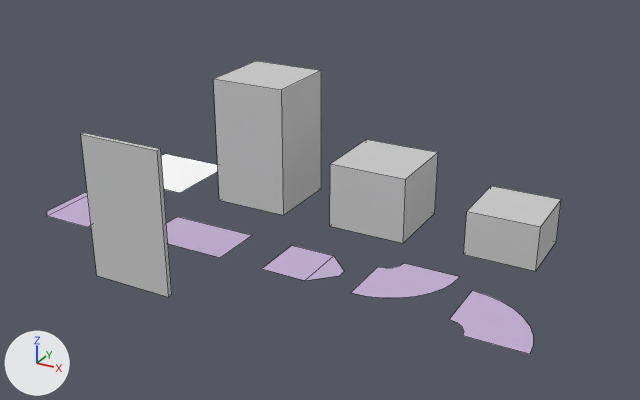
Renders of the Blender file meshes/tiles.blend from each side of a commit.
One viewpoint serves both versions: a camera (50 mm lens) standing at (10.62, -10.84, 8.56) and looking at (2.2, 4.47, 0.9). Lighting does not change. The marker at lower left points along +X, +Y and +Z. Mesh edges are drawn as thin lines.

Objects in the first picture: 'blackboard', 'desk', 'empty', 'path_end', 'path_left', 'path_right', 'path_start', 'path_straight', 'pillar', 'small_desk'.
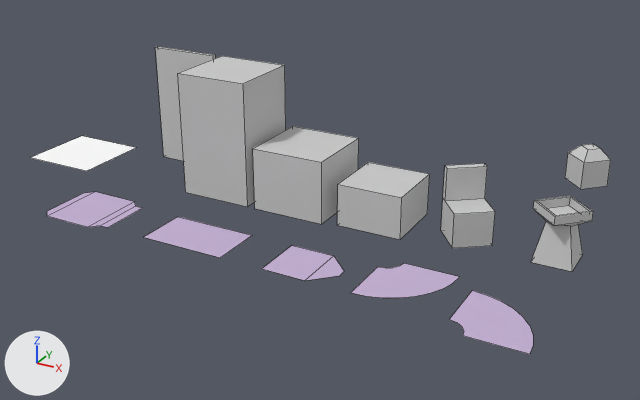
Commit message: More tiles for the tile god.

The change, as JSON lines over the scene's bpy script:
```json
{"op": "add", "block": "me_cube_004", "code": ["me_cube_004 = bpy.data.meshes.new('Cube.004')", "me_cube_004.from_pydata(...)  # 14 vertices, 10 faces; spans x -0.62..0.62, y -0.62..0.62, z 0.0..1.56", "me_cube_004.materials.append(mat_block)  # light grey #cccccc"]}
{"op": "add", "block": "me_cube_005", "code": ["me_cube_005 = bpy.data.meshes.new('Cube.005')", "me_cube_005.from_pydata(...)  # 24 vertices, 25 faces; spans x -0.605..0.605, y -0.605..0.605, z 0.0..1.197", "me_cube_005.materials.append(mat_block)  # light grey #cccccc"]}
{"op": "add", "block": "me_cube_007", "code": ["me_cube_007 = bpy.data.meshes.new('Cube.007')", "me_cube_007.from_pydata(...)  # 12 vertices, 10 faces; spans x -0.465..0.465, y -0.465..0.465, z 1.0..1.835", "me_cube_007.materials.append(mat_block)  # light grey #cccccc"]}
{"op": "set", "path": "ob_blackboard.location", "old": "(0.0, 0.0, 0.0)", "new": "(-3.0, 6.0, 0.0)"}
{"op": "set", "path": "ob_small_desk.location", "old": "(6.0, 6.0, 0.0)", "new": "(3.0, 6.0, 0.0)"}
{"op": "set", "path": "ob_desk.location", "old": "(3.0, 6.0, 0.0)", "new": "(1.0, 6.0, 0.0)"}
{"op": "set", "path": "ob_pillar.location", "old": "(0.0, 6.0, 0.0)", "new": "(-1.0, 6.0, 0.0)"}
{"op": "set", "path": "ob_empty.location", "old": "(-3.0, 6.0, 0.0)", "new": "(-6.0, 6.0, 0.0)"}
{"op": "add", "block": "ob_chair", "code": ["ob_chair = bpy.data.objects.new('chair', me_cube_004)", "ob_chair.location = (5.0, 6.0, 0.0)"]}
{"op": "add", "block": "ob_hamster_cage", "code": ["ob_hamster_cage = bpy.data.objects.new('hamster_cage', me_cube_005)", "ob_hamster_cage.location = (7.0, 6.0, 0.0)"]}
{"op": "add", "block": "ob_hamster", "code": ["ob_hamster = bpy.data.objects.new('hamster', me_cube_007)", "ob_hamster.location = (7.0, 8.0, 0.0)"]}
```

Location of each change, (x1, y1, x2, y2) in pixels of the pictures (640 x 400 px):
```json
{"object": "pillar", "change": "moved", "before": [213, 61, 321, 215], "after": [178, 56, 286, 207]}
{"object": "desk", "change": "moved", "before": [330, 139, 438, 243], "after": [253, 126, 359, 224]}
{"object": "blackboard", "change": "moved", "before": [81, 133, 172, 297], "after": [156, 46, 216, 161]}
{"object": "small_desk", "change": "moved", "before": [464, 186, 561, 271], "after": [337, 162, 429, 240]}
{"object": "chair", "change": "added", "after": [441, 163, 495, 248]}
{"object": "empty", "change": "moved", "before": [161, 154, 218, 193], "after": [31, 136, 136, 171]}
{"object": "hamster_cage", "change": "added", "after": [531, 196, 593, 272]}
{"object": "hamster", "change": "added", "after": [565, 144, 611, 189]}
```
